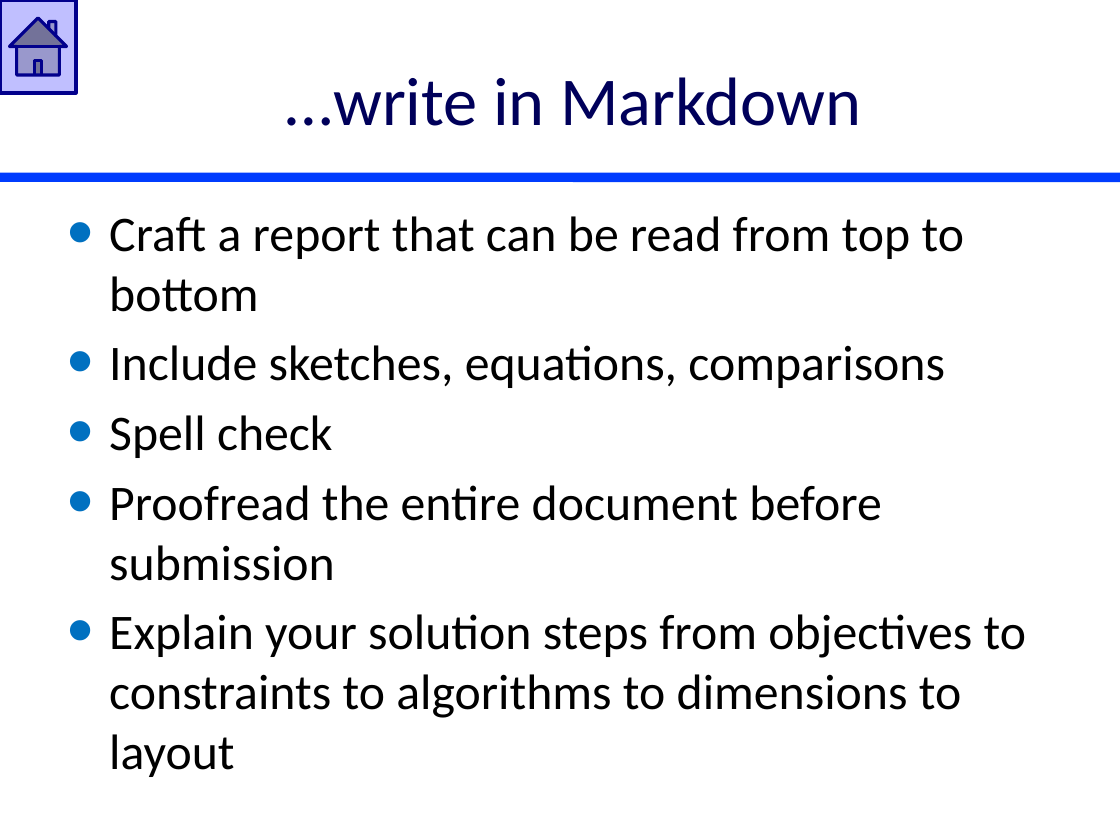
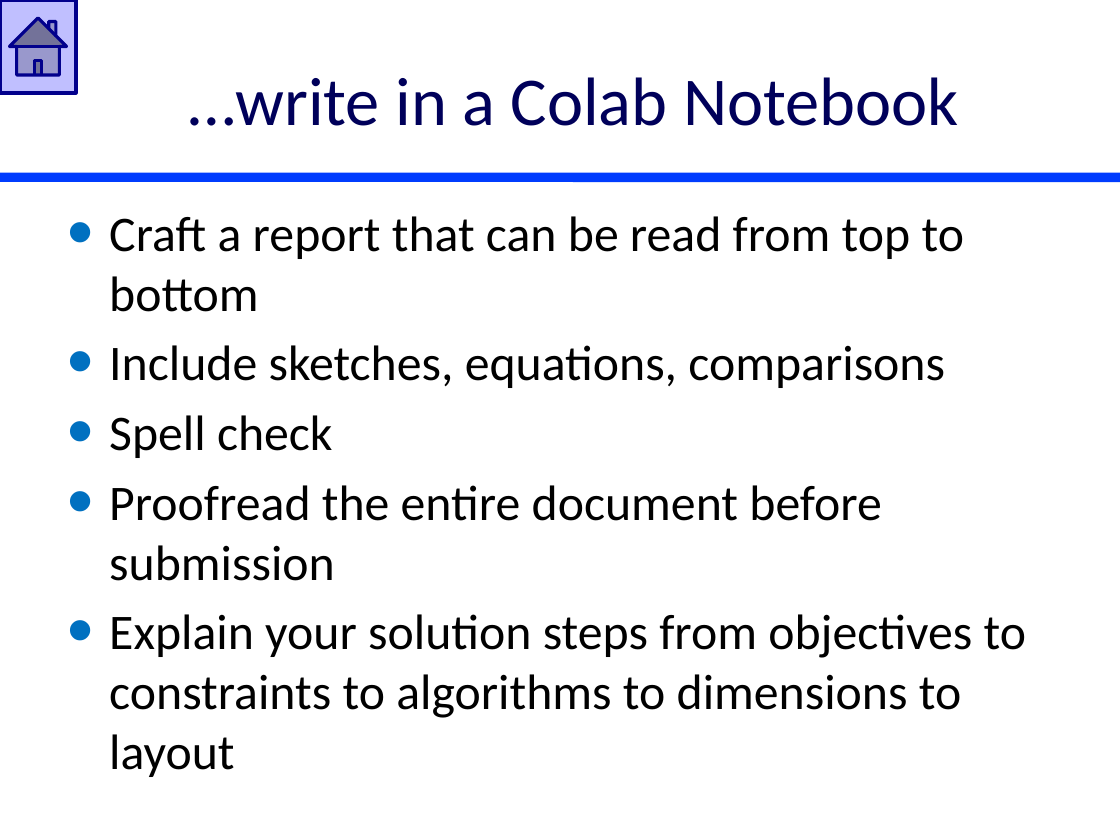
Before and after one commit to AguaClara/SWOT, a slide deck: slide 24 of Lectures/In Class/Design Reflections.pptx. Drawn at 1120x840 pixels with LibreOffice and Linux fonts; fonts in the diff are those of the drawing. Boxes give left, top, right and bottom in pixels: in the first picture for what was removed or moved away, otherwise in the second. Text is boxed around its words. In the diff, an @@ line names an element or a change of style, - is before the commit and + after.

```diff
--- a/Lectures/In Class/Design Reflections.pptx
+++ b/Lectures/In Class/Design Reflections.pptx
@@ title at box(188, 77, 959, 126): text changed @@
-…write in Markdown
+…write in a Colab Notebook
```
Also in this commit, not shown: 1 other slide changed, 1 other file.
